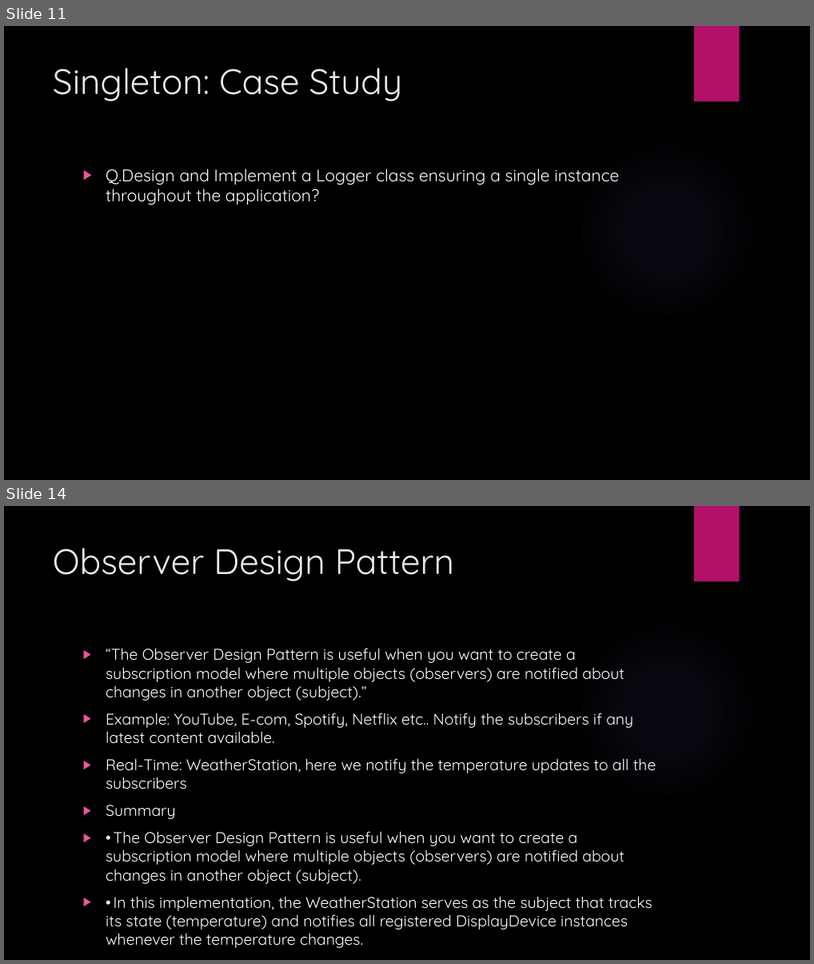
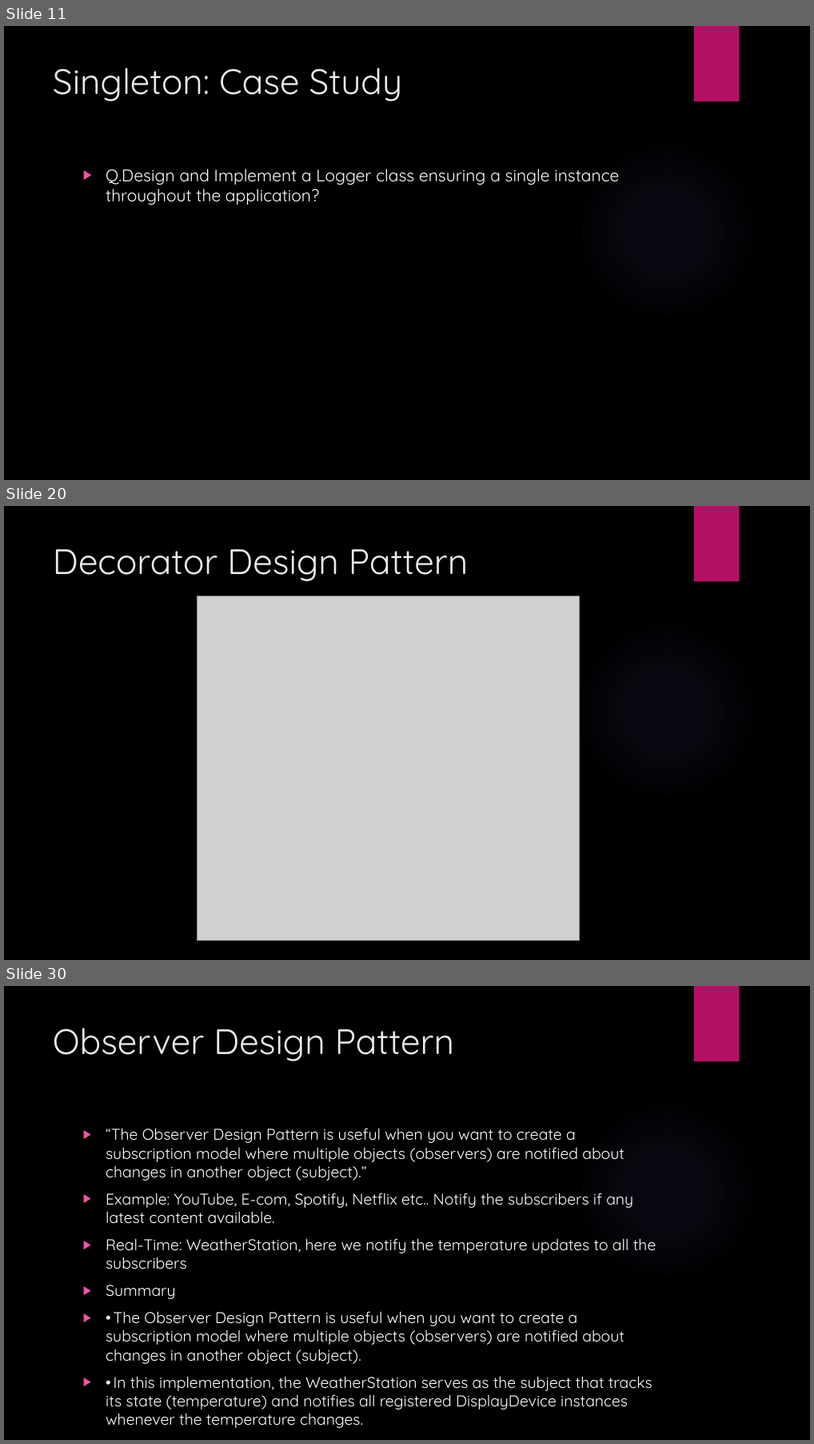
Before and after one commit to coderameen/Software-Architecture-and-Design-Patterns-in-Python-and-StarUML-Tool, a slide deck: Software Design Patterns PPT.pptx. Shown one above the other, each under a label of ours: slides 11 and 14 before the commit, slides 11, 20 and 30 after it; the slides between them are not shown. The pictures are 814x964 and 814x1444 pixels, drawn with LibreOffice and Linux fonts; fonts in the diff are those of the drawing; grey boxes stand for pictures; background and template pictures are left out. Boxes give left, top, right and bottom in pixels: in the first picture for what was removed or moved away, otherwise in the second. Text is boxed around its words. In the diff, an @@ line names an element or a change of style, - is before the commit and + after.

Commit message:
added Design pattern PPT

```diff
--- a/Software Design Patterns PPT.pptx
+++ b/Software Design Patterns PPT.pptx
@@ slide 20 added at (x1=4, y1=506, x2=810, y2=960), background picture (left out); not listed: 2 template elements that a slide beside it also shows @@
@@ title added at (x1=53, y1=549, x2=468, y2=581), 42 pt, text #EBEBEB @@
+Decorator Design Pattern
@@ picture added at (x1=198, y1=596, x2=579, y2=940) @@
@@ what was slide 14 is now slide 30 @@
```
Also in this commit, not shown: 6 slides changed, 15 other slides added.
